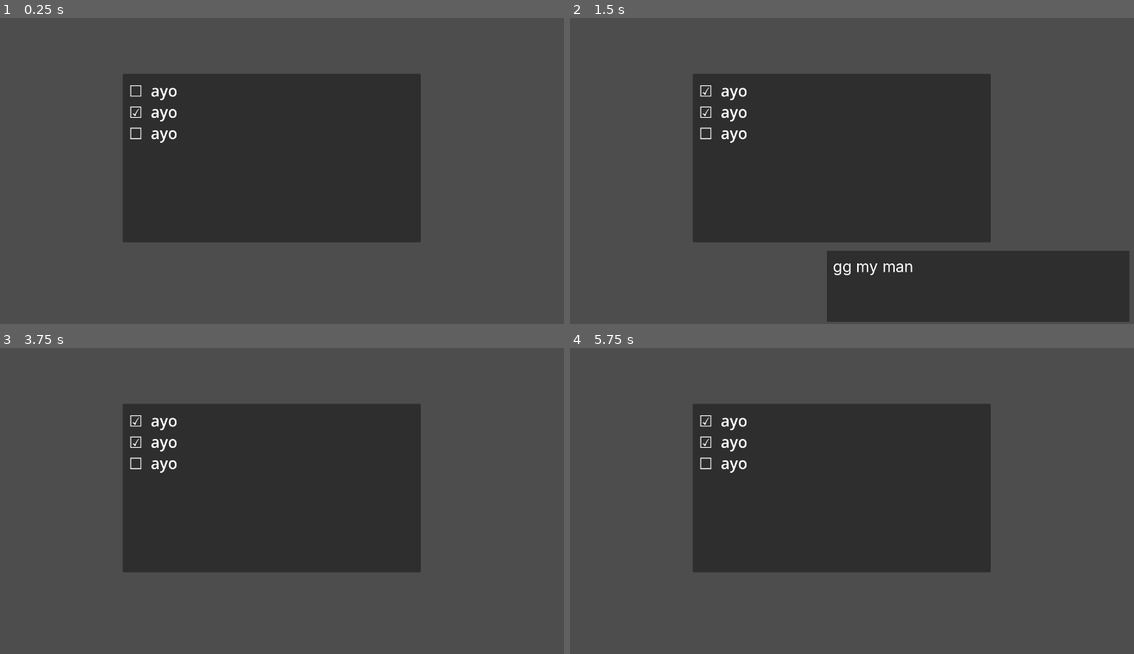
Above: before the commit, frames 1-4 (two rows, left to right).
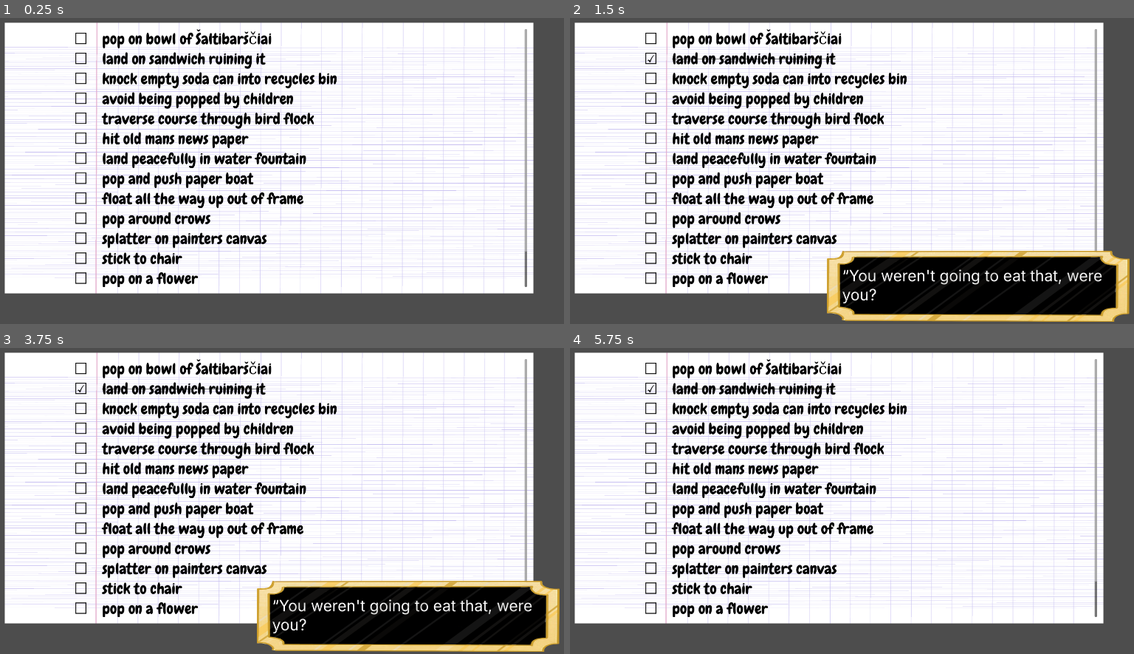
Above: after the commit, the same moments.

Repository: nmuranovas/bubble-sandbox
Game: Godot game, scene res://ui_shit/task_list.tscn
Two runs of this game, one before a commit and one after it. Both use one fixed random seed, a clock stepped at 60 frames per second and the inputs below. This scene is started directly instead of the project's main scene. The engine's default icon, where the game draws it, is replaced by a stand-in: a white triangle on a blue panel in a dark square.
Inputs (mouse positions are in pixels of both pictures, inside the frame that each line leads up to):
- Up to frame 1 (0.25 s): no input
- Up to frame 2 (1.5 s): tap Enter (ui_accept) at 0.5 s; move the mouse to (970, 140) at 0.52 s; hold D (move_right) 0.53-1.28 s; hold Enter (ui_accept) 0.53-1.28 s; move the mouse to (722, 174) at 1.27 s; hold S (move_back) from 1.28 s (still down); tap E (grow) at 1.35 s
- Up to frame 3 (3.75 s): tap Enter (ui_accept) at 1.52, 1.55, 1.82, 2, 3.02, 3.05, 3.32, 3.5 s; move the mouse to (327, 415) at 2.02 s; release S (move_back) at 2.03 s; hold D (move_right) 2.03-2.78 s; hold Enter (ui_accept) 2.03-2.78 s; move the mouse to (236, 553) at 2.77 s; hold W (move_forward) 2.78-3.53 s; tap E (grow) at 2.85 s; move the mouse to (445, 537) at 3.52 s; hold A (move_left) from 3.53 s (still down); hold Enter (ui_accept) from 3.53 s (still down)
- Up to frame 4 (5.75 s): move the mouse to (660, 439) at 4.27 s; release Enter (ui_accept) at 4.28 s; tap E (grow) at 4.35 s; tap Enter (ui_accept) at 4.52, 4.55, 4.82 s; move the mouse to (868, 488) at 5.02 s; release A (move_left) at 5.03 s; hold S (move_back) from 5.03 s (still down); hold Enter (ui_accept) from 5.03 s (still down)

The runs differ from the first frame. In frame 1, 82% of the frame differs, in the area x 0-95%, y 1-91%; in frame 2, 88%, in the area x 0-100%, y 1-100%; in frame 3, 87%; in frame 4, 82%.

Commit message:
with da textures

Diff:
--- a/ui_shit/task_list.gd
+++ b/ui_shit/task_list.gd
@@ -6,27 +6,99 @@
 @export var pop_up_node: Control
 @export var pop_up_text: RichTextLabel
 
-@export var pop_up_time: float = 3
+@export var pop_up_time: float = 5
 
 var achievments: Array = [
 	{
 		'is_done': false,
-		'code': 'pop',
-		'list_text': 'ayo',
-		'done_text': 'gg my man'
+		'code': 'crows',
+		'list_text': 'pop on bowl of Šaltibarščiai',
+		'list_done': '“Shall I burst here?'
 	},
 	{
-		'is_done': true,
+		'is_done': false,
+		'code': 'sandwich',
+		'list_text': 'land on sandwich ruining it',
+		'list_done': '“You weren\'t going to eat that, were you?'
+	},
+	{
+		'is_done': false,
+		'code': 'soda',
+		'list_text': 'knock empty soda can into recycles bin',
+		'list_done': '“I want my deposit back!'
+	},
+	{
+		'is_done': false,
+		'code': 'children',
+		'list_text': 'avoid being popped by children',
+		'list_done': 'cute little monsters'
+	},
+	{
+		'is_done': false,
+		'code': 'flock',
+		'list_text': 'traverse course through bird flock',
+		'list_done': 'Get the flock out of my way'
+	},
+	{
+		'is_done': false,
+		'code': 'news_paper',
+		'list_text': 'hit old mans news paper',
+		'list_done': 'No news is good news'
+	},
+	{
+		'is_done': false,
+		'code': 'fountain',
+		'list_text': 'land peacefully in water fountain',
+		'list_done': 'time for a soak'
+	},
+	{
+		'is_done': false,
 		'code': 'boat',
-		'list_text': 'ayo',
-		'done_text': 'gg my man'
+		'list_text': 'pop and push paper boat',
+		'list_done': 'Whatever blows your boat'
+	},
+	{
+		'is_done': false,
+		'code': 'up',
+		'list_text': 'float all the way up out of frame',
+		'list_done': 'I’m way to high, maaaaan'
+	},
+	{
+		'is_done': false,
+		'code': 'crows',
+		'list_text': 'pop around crows',
+		'list_done': 'I could just murder a crow'
+	},
+	{
+		'is_done': false,
+		'code': 'paint',
+		'list_text': 'splatter on painters canvas',
+		'list_done': 'We cant all be Picasso'
+	},
+	{
+		'is_done': false,
+		'code': 'chair',
+		'list_text': 'stick to chair',
+		'list_done': 'Have a seat!'
+	},
+	{
+		'is_done': false,
+		'code': 'flower',
+		'list_text': 'pop on a flower',
+		'list_done': 'A rose by any other name…'
+	},
+	{
+		'is_done': false,
+		'code': 'tree',
+		'list_text': 'pop on a tree',
+		'list_done': 'Its about time you branched out'
 	},
 	{
 		'is_done': false,
 		'code': 'crows',
 		'list_text': 'ayo',
 		'done_text': 'gg my man'
-	},
+	}
 ]
 
 
@@ -41,7 +113,7 @@
 func _process(_delta: float) -> void:
 
 	if Input.is_action_pressed("ui_accept"):
-		complete('pop')
+		complete('sandwich')
 
 	if Input.is_action_just_pressed("ui_cancel"):
 		list_node.visible = not list_node.visible
@@ -58,7 +130,7 @@
 	update_list_text()
 
 	# pop-up stuff
-	pop_up_text.text = achievment['done_text']
+	pop_up_text.text = achievment['list_done']
 	pop_up_node.visible = true
 
 	var timer = Timer.new()
@@ -101,6 +173,6 @@
 func with_strikethrough(achievment: Dictionary) -> String:
 
 	if achievment['is_done']:
-		return '☑  ' + achievment['list_text']
+		return '☑    [s]' + achievment['list_text'] + '[/s]'
 	else:
-		return '☐  ' + achievment['list_text']
+		return '☐    ' + achievment['list_text']
--- a/ui_shit/task_list.tscn
+++ b/ui_shit/task_list.tscn
@@ -1,7 +1,12 @@
-[gd_scene load_steps=3 format=3 uid="uid://rc8f7yjt1wtu"]
+[gd_scene load_steps=8 format=3 uid="uid://rc8f7yjt1wtu"]
 
 [ext_resource type="Script" path="res://ui_shit/task_list.gd" id="1_gy81g"]
 [ext_resource type="FontFile" uid="uid://w8505ue1jy8p" path="res://ui_shit/Inter-VariableFont_opsz,wght.ttf" id="2_b3i7f"]
+[ext_resource type="Texture2D" uid="uid://lro5isv4k31t" path="res://ui_shit/IMG_2249.png" id="2_c2761"]
+[ext_resource type="FontFile" uid="uid://gqych0bg3ses" path="res://ui_shit/Chewy-Regular.ttf" id="3_alh0a"]
+[ext_resource type="Texture2D" uid="uid://ks833nv6hkrh" path="res://icon.svg" id="3_eeqjw"]
+[ext_resource type="Texture2D" uid="uid://bx6ilu2yt6idd" path="res://ui_shit/PlaqueFrame.png" id="5_h7lee"]
+[ext_resource type="Texture2D" uid="uid://csdy763plujfk" path="res://ui_shit/PlaqueShine.png" id="7_ixbgi"]
 
 [node name="TaskList" type="Control" node_paths=PackedStringArray("list_node", "list_text", "pop_up_node", "pop_up_text")]
 layout_mode = 3
@@ -20,25 +25,31 @@
 layout_mode = 1
 anchors_preset = -1
 anchor_left = 0.5
-anchor_top = 0.5
 anchor_right = 0.5
-anchor_bottom = 0.5
-offset_left = -476.0
-offset_top = -274.0
-offset_right = 494.0
-offset_bottom = 274.0
+anchor_bottom = 1.0
+offset_left = -860.0
+offset_top = 100.0
+offset_right = 860.0
+offset_bottom = -100.0
 grow_horizontal = 2
 grow_vertical = 2
 
+[node name="TextureRect" type="TextureRect" parent="PanelContainer2"]
+layout_mode = 2
+texture = ExtResource("2_c2761")
+expand_mode = 1
+
 [node name="MarginContainer" type="MarginContainer" parent="PanelContainer2"]
 layout_mode = 2
-theme_override_constants/margin_left = 20
+theme_override_constants/margin_left = 225
 theme_override_constants/margin_top = 20
 theme_override_constants/margin_right = 20
 theme_override_constants/margin_bottom = 20
 
 [node name="ListTextLabel" type="RichTextLabel" parent="PanelContainer2/MarginContainer"]
 layout_mode = 2
+theme_override_colors/default_color = Color(0, 0, 0, 1)
+theme_override_fonts/normal_font = ExtResource("3_alh0a")
 theme_override_font_sizes/normal_font_size = 50
 bbcode_enabled = true
 text = "[s]Burst yourself for the first time[/s]
@@ -49,7 +60,13 @@
 "
 metadata/_edit_use_anchors_ = true
 
+[node name="TextureRect" type="TextureRect" parent="PanelContainer2/MarginContainer"]
+visible = false
+layout_mode = 2
+texture = ExtResource("3_eeqjw")
+
 [node name="PanelContainer" type="PanelContainer" parent="."]
+self_modulate = Color(1, 1, 1, 0)
 layout_mode = 1
 anchors_preset = -1
 anchor_left = 0.992
@@ -61,10 +78,15 @@
 offset_right = 0.215942
 offset_bottom = -7.0
 
+[node name="TextureRect" type="TextureRect" parent="PanelContainer"]
+layout_mode = 2
+texture = ExtResource("5_h7lee")
+expand_mode = 1
+
 [node name="MarginContainer" type="MarginContainer" parent="PanelContainer"]
 layout_mode = 2
-theme_override_constants/margin_left = 20
-theme_override_constants/margin_top = 20
+theme_override_constants/margin_left = 50
+theme_override_constants/margin_top = 50
 theme_override_constants/margin_right = 20
 theme_override_constants/margin_bottom = 20
 
@@ -73,3 +95,9 @@
 theme_override_fonts/normal_font = ExtResource("2_b3i7f")
 theme_override_font_sizes/normal_font_size = 50
 text = "Default Text"
+
+[node name="TextureRect2" type="TextureRect" parent="PanelContainer"]
+self_modulate = Color(1, 1, 1, 0.176471)
+layout_mode = 2
+texture = ExtResource("7_ixbgi")
+expand_mode = 1
Binary file added: ui_shit/Chewy-Regular.ttf
Not shown, added: ui_shit/Chewy-Regular.ttf.import
Binary file added: ui_shit/IMG_2249.png
Not shown, added: ui_shit/IMG_2249.png.import
Binary file added: ui_shit/PlaqueFrame.png
Not shown, added: ui_shit/PlaqueFrame.png.import
Binary file added: ui_shit/PlaqueShine.png
Not shown, added: ui_shit/PlaqueShine.png.import
